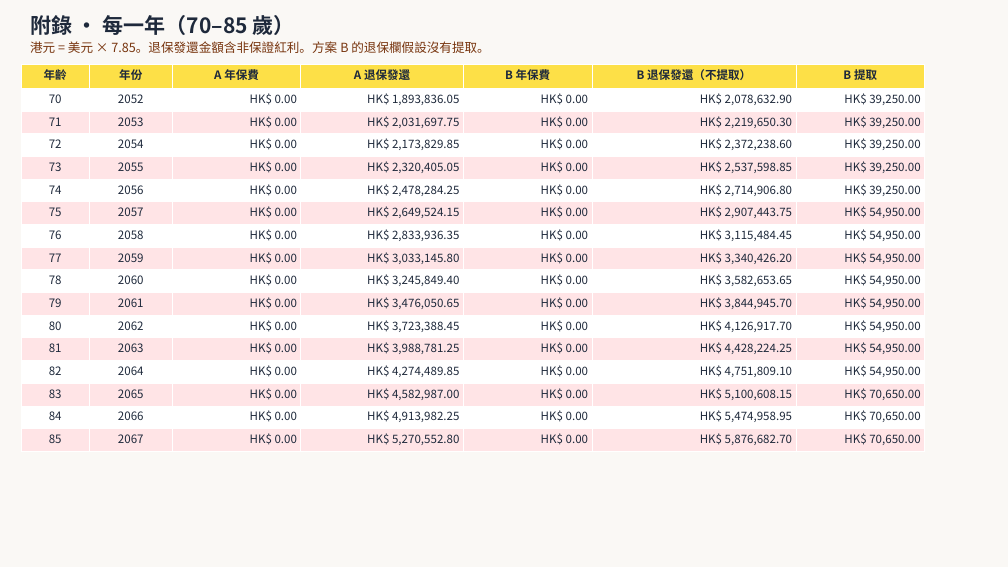
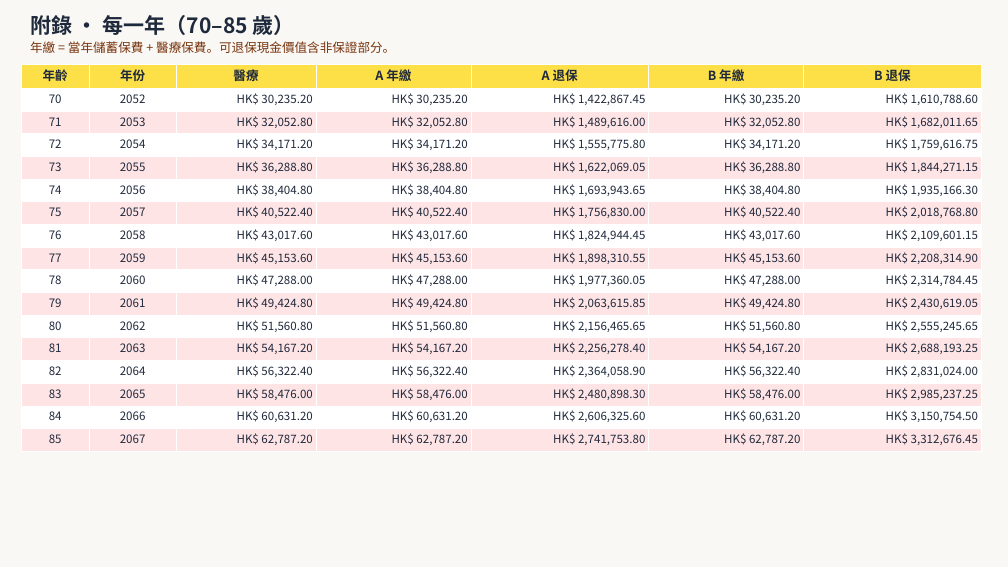
Before and after one commit to tomchan212/AIA-AS, a slide deck: slide 20 of apps/blueprint/public/mandy.pptx. Drawn at 1008x567 pixels with LibreOffice and Linux fonts; fonts in the diff are those of the drawing. Boxes give left, top, right and bottom in pixels: in the first picture for what was removed or moved away, otherwise in the second. Text is boxed around its words. In the diff, an @@ line names an element or a change of style, - is before the commit and + after.

```diff
--- a/apps/blueprint/public/mandy.pptx
+++ b/apps/blueprint/public/mandy.pptx
@@ text at (x1=30, y1=41, x2=395, y2=53): text changed @@
-港元 = 美元 × 7.85。退保發還金額含非保證紅利。方案 B 的退保欄假設沒有提取。
+年繳 = 當年儲蓄保費 + 醫療保費。可退保現金價值含非保證部分。
@@ table at (x1=21, y1=64, x2=982, y2=451) @@
-row 1: 年齡 | 年份 | A 年保費 | A 退保發還 | B 年保費 | B 退保發還（不提取） | B 提取
+row 1: 年齡 | 年份 | 醫療 | A 年繳 | A 退保 | B 年繳 | B 退保
-row 2: 70 | 2052 | HK$ 0.00 | HK$ 1,893,836.05 | HK$ 0.00 | HK$ 2,078,632.90 | HK$ 39,250.00
+row 2: 70 | 2052 | HK$ 30,235.20 | HK$ 30,235.20 | HK$ 1,422,867.45 | HK$ 30,235.20 | HK$ 1,610,788.60
-row 3: 71 | 2053 | HK$ 0.00 | HK$ 2,031,697.75 | HK$ 0.00 | HK$ 2,219,650.30 | HK$ 39,250.00
+row 3: 71 | 2053 | HK$ 32,052.80 | HK$ 32,052.80 | HK$ 1,489,616.00 | HK$ 32,052.80 | HK$ 1,682,011.65
-row 4: 72 | 2054 | HK$ 0.00 | HK$ 2,173,829.85 | HK$ 0.00 | HK$ 2,372,238.60 | HK$ 39,250.00
+row 4: 72 | 2054 | HK$ 34,171.20 | HK$ 34,171.20 | HK$ 1,555,775.80 | HK$ 34,171.20 | HK$ 1,759,616.75
-row 5: 73 | 2055 | HK$ 0.00 | HK$ 2,320,405.05 | HK$ 0.00 | HK$ 2,537,598.85 | HK$ 39,250.00
+row 5: 73 | 2055 | HK$ 36,288.80 | HK$ 36,288.80 | HK$ 1,622,069.05 | HK$ 36,288.80 | HK$ 1,844,271.15
-row 6: 74 | 2056 | HK$ 0.00 | HK$ 2,478,284.25 | HK$ 0.00 | HK$ 2,714,906.80 | HK$ 39,250.00
+row 6: 74 | 2056 | HK$ 38,404.80 | HK$ 38,404.80 | HK$ 1,693,943.65 | HK$ 38,404.80 | HK$ 1,935,166.30
-row 7: 75 | 2057 | HK$ 0.00 | HK$ 2,649,524.15 | HK$ 0.00 | HK$ 2,907,443.75 | HK$ 54,950.00
+row 7: 75 | 2057 | HK$ 40,522.40 | HK$ 40,522.40 | HK$ 1,756,830.00 | HK$ 40,522.40 | HK$ 2,018,768.80
-row 8: 76 | 2058 | HK$ 0.00 | HK$ 2,833,936.35 | HK$ 0.00 | HK$ 3,115,484.45 | HK$ 54,950.00
+row 8: 76 | 2058 | HK$ 43,017.60 | HK$ 43,017.60 | HK$ 1,824,944.45 | HK$ 43,017.60 | HK$ 2,109,601.15
-row 9: 77 | 2059 | HK$ 0.00 | HK$ 3,033,145.80 | HK$ 0.00 | HK$ 3,340,426.20 | HK$ 54,950.00
+row 9: 77 | 2059 | HK$ 45,153.60 | HK$ 45,153.60 | HK$ 1,898,310.55 | HK$ 45,153.60 | HK$ 2,208,314.90
-row 10: 78 | 2060 | HK$ 0.00 | HK$ 3,245,849.40 | HK$ 0.00 | HK$ 3,582,653.65 | HK$ 54,950.00
+row 10: 78 | 2060 | HK$ 47,288.00 | HK$ 47,288.00 | HK$ 1,977,360.05 | HK$ 47,288.00 | HK$ 2,314,784.45
-row 11: 79 | 2061 | HK$ 0.00 | HK$ 3,476,050.65 | HK$ 0.00 | HK$ 3,844,945.70 | HK$ 54,950.00
+row 11: 79 | 2061 | HK$ 49,424.80 | HK$ 49,424.80 | HK$ 2,063,615.85 | HK$ 49,424.80 | HK$ 2,430,619.05
-row 12: 80 | 2062 | HK$ 0.00 | HK$ 3,723,388.45 | HK$ 0.00 | HK$ 4,126,917.70 | HK$ 54,950.00
+row 12: 80 | 2062 | HK$ 51,560.80 | HK$ 51,560.80 | HK$ 2,156,465.65 | HK$ 51,560.80 | HK$ 2,555,245.65
-row 13: 81 | 2063 | HK$ 0.00 | HK$ 3,988,781.25 | HK$ 0.00 | HK$ 4,428,224.25 | HK$ 54,950.00
+row 13: 81 | 2063 | HK$ 54,167.20 | HK$ 54,167.20 | HK$ 2,256,278.40 | HK$ 54,167.20 | HK$ 2,688,193.25
-row 14: 82 | 2064 | HK$ 0.00 | HK$ 4,274,489.85 | HK$ 0.00 | HK$ 4,751,809.10 | HK$ 54,950.00
+row 14: 82 | 2064 | HK$ 56,322.40 | HK$ 56,322.40 | HK$ 2,364,058.90 | HK$ 56,322.40 | HK$ 2,831,024.00
-row 15: 83 | 2065 | HK$ 0.00 | HK$ 4,582,987.00 | HK$ 0.00 | HK$ 5,100,608.15 | HK$ 70,650.00
+row 15: 83 | 2065 | HK$ 58,476.00 | HK$ 58,476.00 | HK$ 2,480,898.30 | HK$ 58,476.00 | HK$ 2,985,237.25
-row 16: 84 | 2066 | HK$ 0.00 | HK$ 4,913,982.25 | HK$ 0.00 | HK$ 5,474,958.95 | HK$ 70,650.00
+row 16: 84 | 2066 | HK$ 60,631.20 | HK$ 60,631.20 | HK$ 2,606,325.60 | HK$ 60,631.20 | HK$ 3,150,754.50
-row 17: 85 | 2067 | HK$ 0.00 | HK$ 5,270,552.80 | HK$ 0.00 | HK$ 5,876,682.70 | HK$ 70,650.00
+row 17: 85 | 2067 | HK$ 62,787.20 | HK$ 62,787.20 | HK$ 2,741,753.80 | HK$ 62,787.20 | HK$ 3,312,676.45
@@ size 11 to 12 pt in "年齡", "年份" @@
@@ table resized from (x1=21, y1=64, x2=925, y2=451) to (x1=21, y1=64, x2=982, y2=451) @@
```
Also in this commit, not shown: 13 other slides changed, 7 slides added, 7 slides removed, 10 other files.
